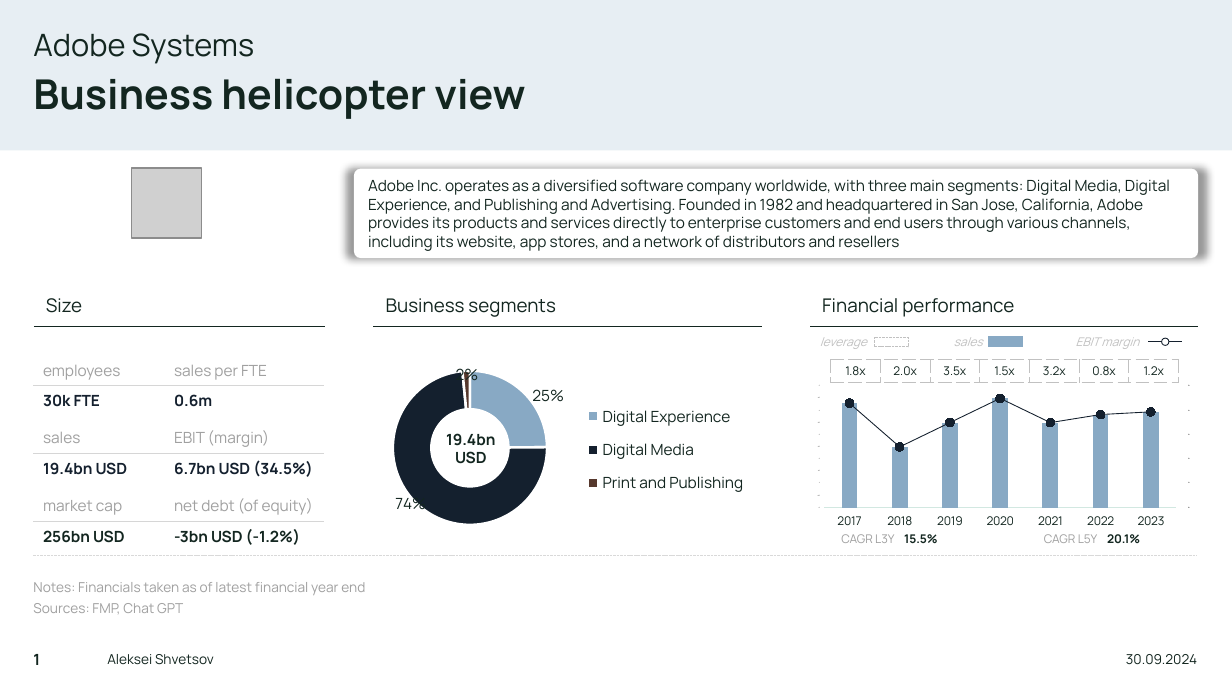
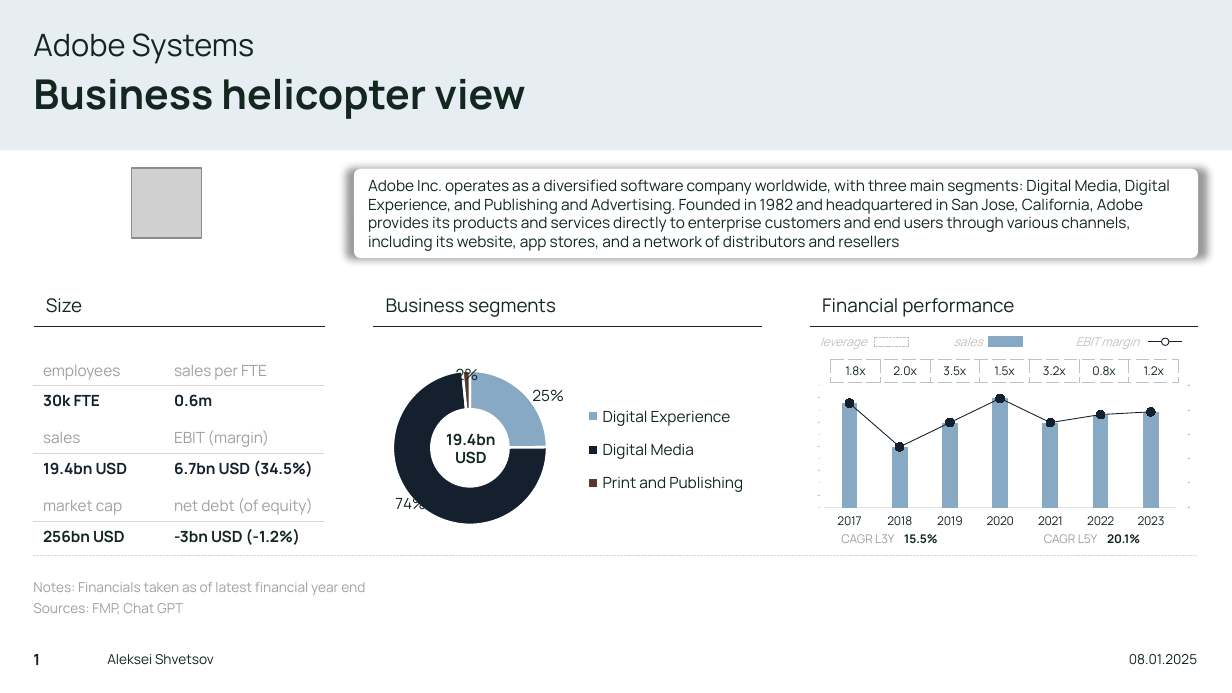
Before and after one commit to sleepper/investmentstrategies, a slide deck: slide 1 of Company Profile.pptx. Drawn at 1232x693 pixels with LibreOffice and Linux fonts; fonts in the diff are those of the drawing; grey boxes stand for pictures. Boxes give left, top, right and bottom in pixels: in the first picture for what was removed or moved away, otherwise in the second. Text is boxed around its words. In the diff, an @@ line names an element or a change of style, - is before the commit and + after.

```diff
--- a/Company Profile.pptx
+++ b/Company Profile.pptx
@@ text at bbox=[1129, 654, 1197, 664]: text changed @@
-30.09.2024
+08.01.2025
```
Also in this commit, not shown: 7 other slides changed, 1 slide added, 1 other file.
